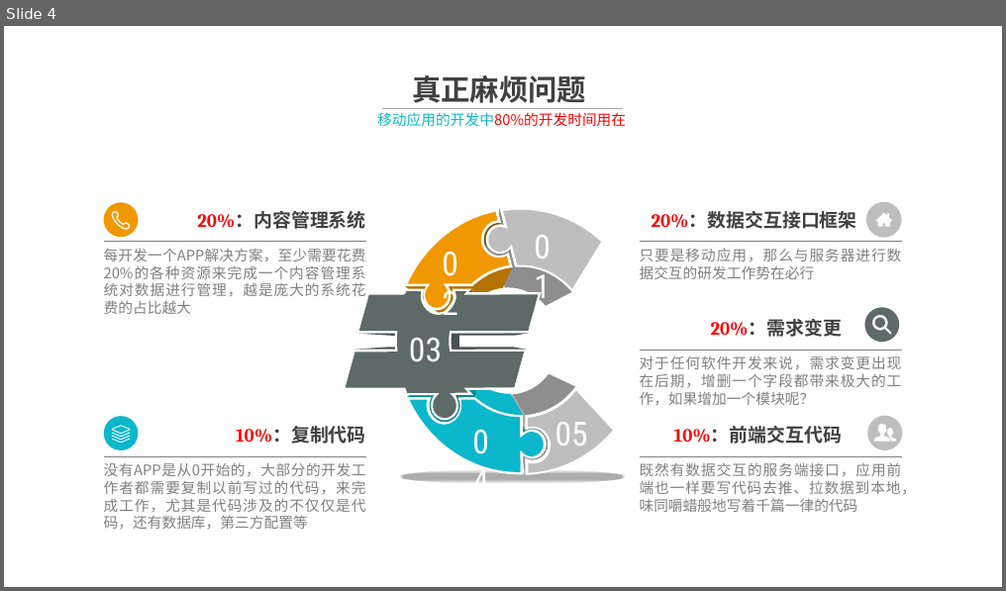
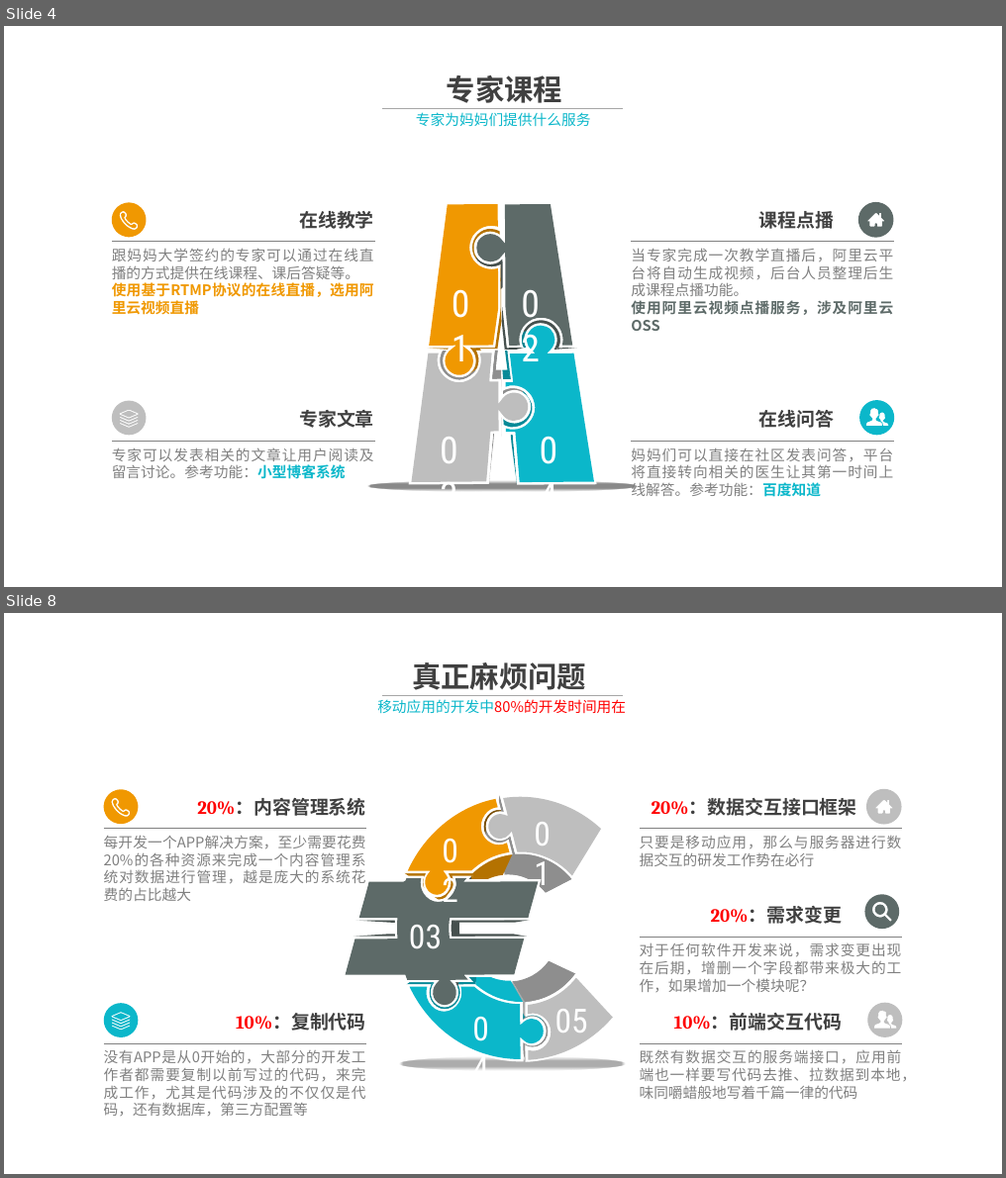
Before and after one commit to alucard263096/mamaudoc, a slide deck: 妈妈大学 技术方案.pptx. Shown one above the other, each under a label of ours: slide 4 before the commit, slides 4 and 8 after it; the slides between them are not shown. The pictures are 1006x591 and 1006x1178 pixels, drawn with LibreOffice and Linux fonts; fonts in the diff are those of the drawing; background and template pictures are left out. Boxes give left, top, right and bottom in pixels: in the first picture for what was removed or moved away, otherwise in the second. Text is boxed around its words. In the diff, an @@ line names an element or a change of style, - is before the commit and + after.

```diff
--- a/妈妈大学 技术方案.pptx
+++ b/妈妈大学 技术方案.pptx
@@ slide 4 added at (4,26,1002,587), background picture (left out); not listed: 1 template element that a slide beside it also shows @@
@@ text added at (447,76,562,109), 28 pt, text #404040, bold @@
+专家课程
@@ line added from (383, 108) to (623, 108), #A6A6A6 0.5 pt @@
@@ text added at (416,112,591,126), 14 pt, text #0BB7CA @@
+专家为妈妈们提供什么服务
@@ freeform shape added at (112,202,147,237), fill #F09801 @@
@@ freeform shape added at (858,202,893,237), fill #5D6A68 @@
@@ freeform shape added at (121,212,137,228), fill #F09801 @@
@@ text added at (299,211,374,229), 18 pt, text #404040, bold @@
+在线教学
@@ text added at (758,211,834,229), 18 pt, text #404040, bold @@
+课程点播
@@ text added at (112,248,374,318), 14 pt, text #808080 @@
+跟妈妈大学签约的专家可以通过在线直播的方式提供在线课程、课后答疑等。
+使用基于RTMP协议的在线直播，选用阿里云视频直播
@@ line added from (112, 242) to (374, 242), #808080 0.5 pt @@
@@ text added at (631,248,893,331), 14 pt, text #808080 @@
+当专家完成一次教学直播后，阿里云平台将自动生成视频，后台人员整理后生成课程点播功能。
+使用阿里云视频点播服务，涉及阿里云OSS
@@ line added from (632, 242) to (894, 242), #808080 0.5 pt @@
@@ freeform shape added at (112,401,147,436), fill #BEBEBE @@
@@ text added at (299,410,374,428), 18 pt, text #404040, bold @@
+专家文章
@@ text added at (758,410,834,428), 18 pt, text #404040, bold @@
+在线问答
@@ freeform shape added at (859,400,894,436), fill #0BB7CA @@
@@ line added from (112, 441) to (374, 441), #808080 0.5 pt @@
@@ group added at (368,202,638,491): 32 freeform shapes, 4 texts, 1 ellipse @@
+01
+02
+03
+04
@@ line added from (632, 441) to (894, 441), #808080 0.5 pt @@
@@ text added at (112,448,374,479), 14 pt, text #808080 @@
+专家可以发表相关的文章让用户阅读及留言讨论。参考功能：小型博客系统
@@ text added at (631,448,893,497), 14 pt, text #808080 @@
+妈妈们可以直接在社区发表问答，平台将直接转向相关的医生让其第一时间上线解答。参考功能：百度知道
@@ what was slide 4 is now slide 8 @@
```
Also in this commit, not shown: 7 slides changed, 3 other slides added.
